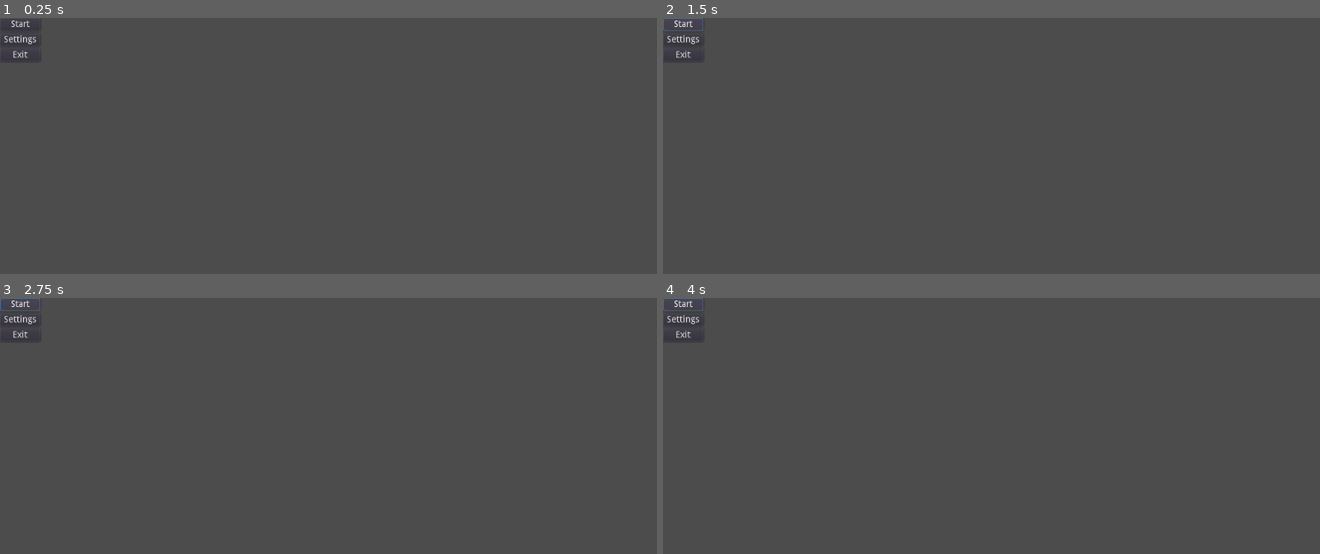
Above: before the commit, frames 1-4 (two rows, left to right).
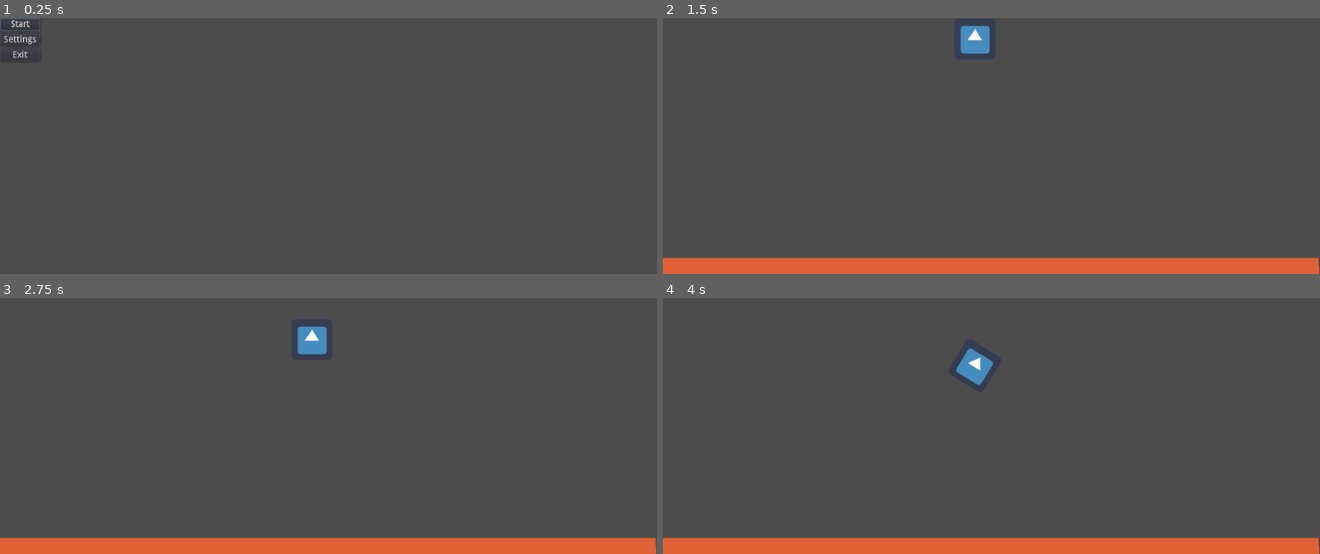
Above: after the commit, the same moments.

Repository: swift456/mars-lander
Game: Godot game, scene res://Menu.tscn
The game is run twice, just before and just after one commit, with the same random seed, the same clock (stepped at 60 frames per second) and the same inputs. This scene is started directly instead of the project's main scene. The engine's default icon, where the game draws it, is replaced by a stand-in: a white triangle on a blue panel in a dark square.
Inputs (mouse positions are in pixels of both pictures, inside the frame that each line leads up to):
- Up to frame 1 (0.25 s): no input
- Up to frame 2 (1.5 s): click "Settings" at 0.5 s; click "Start" at 1.25 s
- Up to frame 3 (2.75 s): click (19, 305) at 2 s, where only the run before the commit has a clickable "Start"
- Up to frame 4 (4 s): hold Right (right) 2.78-3.53 s; tap Space (parachute) at 2.85, 3.6 s; hold Left (left) from 3.53 s (still down)

The runs differ from the first frame. In frame 1, less than 0.1% of the frame differs, in the area x 0-7%, y 0-6%; in frame 2, 7.1%, in the area x 0-100%, y 0-100%; in frame 3, 7.1%; in frame 4, 7.1%.

Commit message:
Very basic main menu implemented

Diff:
--- a/Prototyping/LandingTest/Menu.gd
+++ b/Prototyping/LandingTest/Menu.gd
@@ -8,7 +8,7 @@
 
 # Called when the node enters the scene tree for the first time.
 func _ready():
-	pass # Replace with function body.
+	$VBoxContainer/Start.grab_focus()
 
 
 
@@ -18,4 +18,13 @@
 
 
 func _on_Start_pressed():
+	get_tree().change_scene("res://Main.tscn")
+
+
+
+func _on_Settings_pressed():
 	pass # Replace with function body.
+
+
+func _on_Exit_pressed():
+	get_tree().quit()
--- a/Prototyping/LandingTest/Menu.tscn
+++ b/Prototyping/LandingTest/Menu.tscn
@@ -14,6 +14,7 @@
 [node name="Start" type="Button" parent="VBoxContainer"]
 margin_right = 63.0
 margin_bottom = 20.0
+focus_neighbour_top = NodePath("../Exit")
 text = "Start"
 
 [node name="Settings" type="Button" parent="VBoxContainer"]
@@ -26,6 +27,9 @@
 margin_top = 48.0
 margin_right = 63.0
 margin_bottom = 68.0
+focus_neighbour_bottom = NodePath("../Start")
 text = "Exit"
 
 [connection signal="pressed" from="VBoxContainer/Start" to="." method="_on_Start_pressed"]
+[connection signal="pressed" from="VBoxContainer/Settings" to="." method="_on_Settings_pressed"]
+[connection signal="pressed" from="VBoxContainer/Exit" to="." method="_on_Exit_pressed"]
